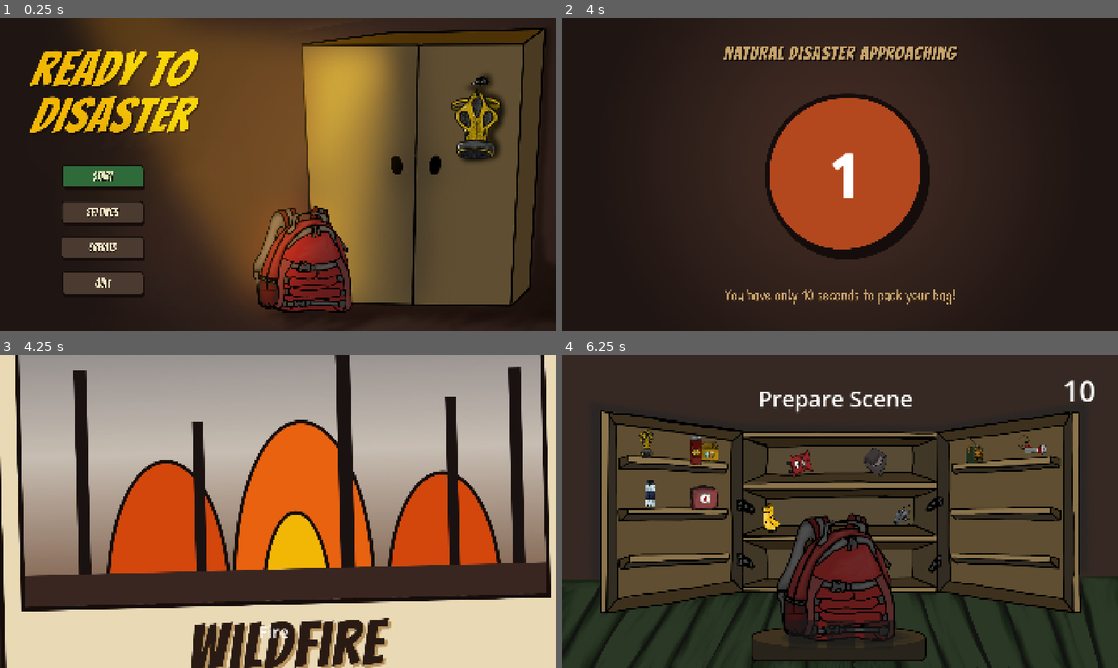
Above: before the commit, frames 1-4 (two rows, left to right).
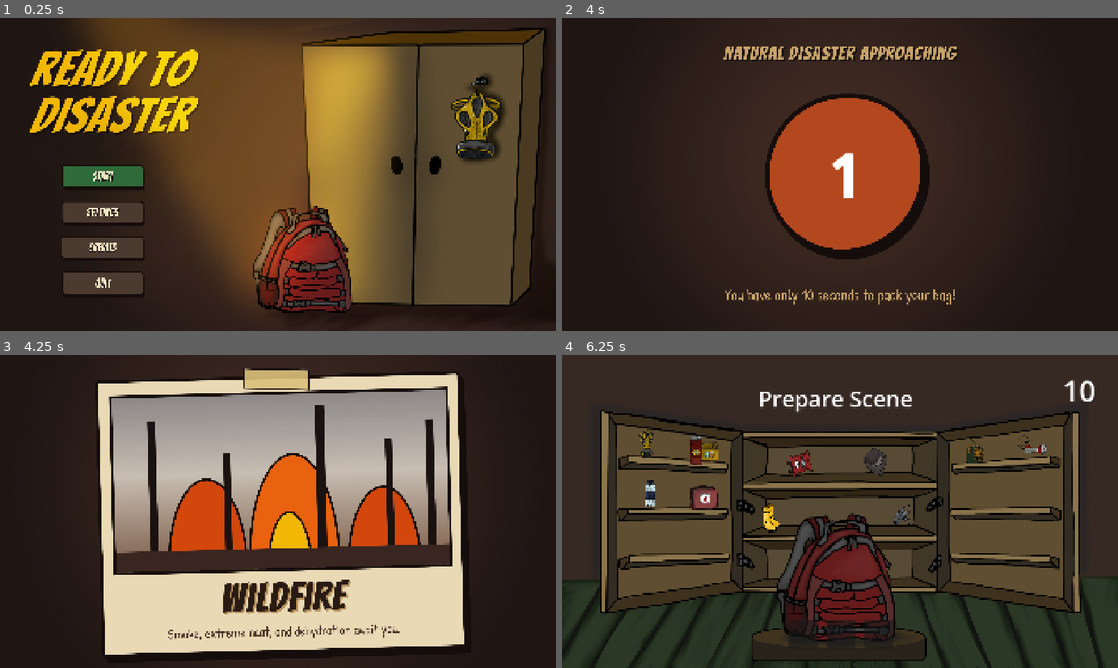
Above: after the commit, the same moments.

Repository: hsnpgm-user/fivepercent
Game: Godot game, scene res://Scenes/menu.tscn
The game is run twice, just before and just after one commit, with the same random seed, the same clock (stepped at 60 frames per second) and the same inputs.
Inputs (mouse positions are in pixels of both pictures, inside the frame that each line leads up to):
- Up to frame 1 (0.25 s): no input
- Up to frame 2 (4 s): click (667, 177) at 0.5 s; tap Enter at 1.25, 3.5 s; move the mouse to (962, 158) at 1.27 s; click (962, 158) at 1.42 s; tap Space at 2 s; move the mouse to (728, 190) at 2.02 s; click (728, 190) at 2.17 s; move the mouse to (895, 105) at 2.77 s; click (895, 105) at 2.92 s; move the mouse to (812, 237) at 3.52 s; click (812, 237) at 3.67 s
- Up to frame 3 (4.25 s): no input
- Up to frame 4 (6.25 s): move the mouse to (1006, 558) at 4.27 s; click (1006, 558) at 4.42 s; tap Space at 5 s; move the mouse to (673, 464) at 5.02 s; click (673, 464) at 5.17 s; tap Enter at 5.75 s; move the mouse to (867, 511) at 5.77 s; click (867, 511) at 5.92 s

Frames 1-2 are identical in both runs. In frame 3, 73% of the frame differs, in the area x 0-100%, y 0-100%; in frame 4, nothing differs.

Commit message:
Polish disaster UI and warnings
This update renames and refreshes the warning popup assets, fixes scene references, and adjusts the event/situation overlay layout so notifications render consistently. It also removes the countdown disaster label, hides warning panels until triggered, updates summary text and upgrade messaging, and switches the project window to fullscreen for a cleaner gameplay presentation.

Diff:
--- a/Scenes/countdown_screen.tscn
+++ b/Scenes/countdown_screen.tscn
@@ -6,9 +6,6 @@
 [sub_resource type="LabelSettings" id="LabelSettings_n0stl"]
 font_size = 200
 outline_size = 20
-
-[sub_resource type="LabelSettings" id="LabelSettings_4cp1u"]
-font_size = 57
 
 [node name="CountdownScreen" type="Control" unique_id=1474994869]
 layout_mode = 3
@@ -63,23 +60,9 @@
 
 [node name="TextureRect" type="TextureRect" parent="AfterCoundown" unique_id=10385069]
 layout_mode = 1
-anchors_preset = 8
-anchor_left = 0.5
-anchor_top = 0.5
-anchor_right = 0.5
-anchor_bottom = 0.5
+anchors_preset = 15
+anchor_right = 1.0
+anchor_bottom = 1.0
 grow_horizontal = 2
 grow_vertical = 2
-expand_mode = 3
-stretch_mode = 3
-
-[node name="DisasterName" type="Label" parent="AfterCoundown" unique_id=112568720]
-layout_mode = 0
-offset_left = 804.0
-offset_top = 916.0
-offset_right = 1088.0
-offset_bottom = 994.0
-text = "Avalanche"
-label_settings = SubResource("LabelSettings_4cp1u")
-horizontal_alignment = 1
-vertical_alignment = 1
+expand_mode = 2
--- a/Scenes/in_game.tscn
+++ b/Scenes/in_game.tscn
@@ -7,12 +7,13 @@
 [ext_resource type="Texture2D" uid="uid://bi07foxygbgai" path="res://Assets/UI/hunger bar.png" id="4_2fron"]
 [ext_resource type="Texture2D" uid="uid://516njmtl6y0" path="res://Assets/UI/condition s button clicked.png" id="4_5eh6y"]
 [ext_resource type="Texture2D" uid="uid://h50v11scnadk" path="res://Assets/UI/heath bar.png" id="5_tikr8"]
-[ext_resource type="Texture2D" uid="uid://du71ktlgkmm0c" path="res://Assets/UI/warning pop up message success.png" id="6_2fron"]
-[ext_resource type="Texture2D" uid="uid://bkhttax7ln0l8" path="res://Assets/UI/warning pop up message.png" id="6_rl3tg"]
+[ext_resource type="Texture2D" uid="uid://b5mlqdhdnacew" path="res://Assets/UI/warning_pop_up_message_success.png" id="6_2fron"]
+[ext_resource type="Texture2D" uid="uid://cm683yfkdf6is" path="res://Assets/UI/warning_pop_up_message.png" id="7_tikr8"]
 
 [sub_resource type="LabelSettings" id="LabelSettings_ltx6v"]
 font_size = 25
 font_color = Color(0, 0, 0, 1)
+outline_size = 3
 
 [sub_resource type="LabelSettings" id="LabelSettings_1e0w3"]
 font_size = 50
@@ -117,7 +118,7 @@
 texture = ExtResource("6_2fron")
 expand_mode = 2
 
-[node name="SituationLabel" type="Label" parent="UI/SituationTexture" unique_id=372985048]
+[node name="SituationLabel2" type="Label" parent="UI/SituationTexture" unique_id=372985048]
 custom_maximum_size = Vector2(800, 200)
 layout_mode = 1
 anchors_preset = 8
@@ -136,6 +137,25 @@
 vertical_alignment = 1
 autowrap_mode = 2
 
+[node name="SituationLabel" type="Label" parent="UI/SituationTexture" unique_id=1034909813]
+custom_maximum_size = Vector2(550, 200)
+layout_mode = 1
+anchors_preset = 8
+anchor_left = 0.5
+anchor_top = 0.5
+anchor_right = 0.5
+anchor_bottom = 0.5
+offset_left = -281.0
+offset_top = -134.0
+offset_right = 269.0
+offset_bottom = 66.0
+grow_horizontal = 2
+grow_vertical = 2
+label_settings = SubResource("LabelSettings_ltx6v")
+horizontal_alignment = 1
+vertical_alignment = 1
+autowrap_mode = 2
+
 [node name="BagGrid" type="HBoxContainer" parent="UI" unique_id=380337304]
 layout_mode = 1
 anchors_preset = 7
@@ -156,7 +176,7 @@
 offset_top = 528.0
 offset_right = 713.0
 offset_bottom = 828.0
-texture = ExtResource("6_rl3tg")
+texture = ExtResource("7_tikr8")
 expand_mode = 2
 
 [node name="EventLabel" type="Label" parent="UI/EventTexture" unique_id=307200246]
--- a/Scenes/upgrade_screen.tscn
+++ b/Scenes/upgrade_screen.tscn
@@ -14,6 +14,11 @@
 
 [sub_resource type="LabelSettings" id="LabelSettings_g1a74"]
 font_size = 60
+outline_size = 4
+shadow_size = 26
+
+[sub_resource type="LabelSettings" id="LabelSettings_2oxtv"]
+font_size = 30
 outline_size = 4
 shadow_size = 26
 
@@ -127,11 +132,11 @@
 
 [node name="StatusMsg" type="Label" parent="." unique_id=1629961906]
 layout_mode = 0
-offset_left = 1354.0
-offset_top = 576.0
-offset_right = 1355.0
-offset_bottom = 618.0
-label_settings = SubResource("LabelSettings_g1a74")
+offset_left = 153.0
+offset_top = 732.0
+offset_right = 154.0
+offset_bottom = 815.0
+label_settings = SubResource("LabelSettings_2oxtv")
 horizontal_alignment = 1
 vertical_alignment = 1
 
--- a/Scripts/LevelScripts/countdown_screen.gd
+++ b/Scripts/LevelScripts/countdown_screen.gd
@@ -2,7 +2,6 @@
 
 var time_left: float = 0
 
-@onready var disaster_name: Label = $AfterCoundown/DisasterName
 @onready var before_countdown: Control = $BeforeCountdown
 @onready var after_countdown: Control = $AfterCoundown
 @onready var custom_timer: Timer = $WaitTime
@@ -53,16 +52,12 @@
 	match GameManager.current_disaster:
 		GameManager.DisasterType.Earthquake:
 			disaster_texture_rect.texture = GameManager.tex_earthquake_pre
-			disaster_name.text = "Earthquake"
 
 		GameManager.DisasterType.Flood:
 			disaster_texture_rect.texture = GameManager.tex_flood_pre
-			disaster_name.text = "Flood"
 
 		GameManager.DisasterType.Avalanche:
 			disaster_texture_rect.texture = GameManager.tex_avalanche_pre
-			disaster_name.text = "Avalanche"
 
 		GameManager.DisasterType.Fire:
 			disaster_texture_rect.texture = GameManager.tex_fire_pre
-			disaster_name.text = "Fire"
--- a/Scripts/LevelScripts/in_game.gd
+++ b/Scripts/LevelScripts/in_game.gd
@@ -52,15 +52,24 @@
 	GameManager.player_stats = { "hunger": 100, "thirst": 100, "temperature": 100, "health": 100 }
 	change_background()
 	play_disaster_ambient()
+
+	# Başlangıçta yazılar ve arka planları kesin olarak gizliyoruz
+	if event_tex: event_tex.visible = false
+	if sit_tex: sit_tex.visible = false
+	if event_label: event_label.visible = false
+	if situation_label: situation_label.text = ""
+
 	if health_bar: health_bar.max_value = 100
 	if thirst_bar: thirst_bar.max_value = 100
 	if hunger_bar: hunger_bar.max_value = 100
 	if temp_bar: temp_bar.max_value = 100
 	update_radial_stats_ui()
+
 	current_run_events = GameManager.event_pool.filter(
 		func(e): return e["disaster"] == GameManager.current_disaster
 	)
 	current_run_events.shuffle()
+
 	event_timer.timeout.connect(_on_event_timer_timeout)
 	event_timer.start()
 	in_game_time_prepare(true, GAME_DURATION, good_ending)
@@ -86,7 +95,6 @@
 		bad_ending()
 
 func update_radial_stats_ui() -> void:
-	# Her bir bar için akıcı (smooth) geçiş animasyonu (Tween) oluşturuyoruz
 	var tween = create_tween().set_parallel(true).set_trans(Tween.TRANS_SINE).set_ease(Tween.EASE_OUT)
 
 	if health_bar:
@@ -123,6 +131,7 @@
 		if not event_active:
 			event_label.text = "Vital signs critical!"
 			event_label.visible = true
+			if event_tex: event_tex.visible = true
 
 	update_radial_stats_ui()
 
@@ -155,6 +164,7 @@
 	event_active = true
 	event_label.text = chosen_crisis["msg"]
 	event_label.visible = true
+	if event_tex: event_tex.visible = true
 
 	await get_tree().create_timer(6.0).timeout
 	if event_active:
@@ -162,10 +172,12 @@
 		GameManager.player_stats["health"] = max(0, GameManager.player_stats["health"] - 10)
 		event_label.text = "Condition worsened!"
 		event_label.visible = true
+		if event_tex: event_tex.visible = true
 		update_radial_stats_ui()
 		await get_tree().create_timer(2.0).timeout
 		event_label.text = ""
 		event_label.visible = false
+		if event_tex: event_tex.visible = false
 
 # ---------- Puan ----------
 
@@ -217,6 +229,8 @@
 	if event_label:
 		event_label.text = ""
 		event_label.visible = false
+	if event_tex: event_tex.visible = false
+	if sit_tex: sit_tex.visible = false
 
 	var advice = "Rough run! Poor preparation or wrong items cost you your life."
 	show_game_summary(false, "You Tried Your Best!", advice)
@@ -283,7 +297,7 @@
 				var val = effect_data["val"]
 
 				if is_correct_item_for_event and val < 0:
-					continue # Kriz anında doğru eşyaysa olumsuz debuff'ı yok sayar!
+					continue
 
 				if target_stat == "health":
 					if item_id == "med_kit":
@@ -309,16 +323,17 @@
 	update_radial_stats_ui()
 
 	# --- HİKAYESEL GÖRSEL GERİ BİLDİRİM ---
-	var story_text = get_item_narrative(item_id)
 
 	if is_correct_item_for_event:
-		situation_label.text = "Crisis Resolved! (+100 Points)\n " + story_text
-		sit_tex.visible = true
+		situation_label.text = "Crisis Resolved! (+100 Points)"
+		if sit_tex: sit_tex.visible = true
 		event_label.text = ""
 		event_label.visible = false
+		if event_tex: event_tex.visible = false
 	else:
+		var story_text = get_item_narrative(item_id)
 		situation_label.text = story_text
-		sit_tex.visible = true
+		if sit_tex: sit_tex.visible = true
 
 	GameManager.bag_slots[index] = {}
 	draw_ingame_bag()
@@ -327,7 +342,7 @@
 
 	if not event_active and not game_over:
 		situation_label.text = ""
-		sit_tex.visible = false
+		if sit_tex: sit_tex.visible = false
 
 
 # ---------- Kriz sistemi ----------
@@ -358,6 +373,7 @@
 
 	event_label.text = "CRISIS: " + active_event["msg"]
 	event_label.visible = true
+	if event_tex: event_tex.visible = true
 
 	await get_tree().create_timer(EVENT_REACTION_TIME).timeout
 
@@ -370,6 +386,7 @@
 	GameManager.player_stats["health"] = max(0, GameManager.player_stats["health"] - dmg)
 	event_label.text = "Crisis not handled in time! (-" + str(dmg) + " Health)"
 	event_label.visible = true
+	if event_tex: event_tex.visible = true
 
 	update_radial_stats_ui()
 
@@ -381,6 +398,7 @@
 	if not event_active and not game_over:
 		event_label.text = ""
 		event_label.visible = false
+		if event_tex: event_tex.visible = false
 
 func change_background():
 	match GameManager.current_disaster:
@@ -398,7 +416,10 @@
 			background.texture = GameManager.tex_avalanche
 
 func show_game_summary(is_survived: bool, title_text: String, advice_text: String):
-	event_label.visible = false
+	if event_label: event_label.visible = false
+	if event_tex: event_tex.visible = false
+	if sit_tex: sit_tex.visible = false
+
 	var earned_score = calculate_detailed_points(is_survived)
 
 	end_game_screen.visible = true
@@ -408,17 +429,16 @@
 		summary_title_label.text = title_text
 
 	if summary_label_1:
-		summary_label_1.text = "⏱️ Survival Time: " + str(int(elapsed_time)) + " Saniye"
+		summary_label_1.text = "⏱️ Survival Time: " + str(int(elapsed_time)) + " Seconds"
 	if summary_label_2:
-		summary_label_2.text = "✅ Correct Choice: " + str(successful_interventions) + " Adet"
+		summary_label_2.text = "✅ Correct Choice: " + str(successful_interventions)
 	if summary_label_3:
-		summary_label_3.text = "⭐ Successful Interventions: +" + str(earned_score)
+		summary_label_3.text = "⭐ Points Earned: +" + str(earned_score)
 	if summary_label_4:
 		summary_label_4.text = "🏆 Total Score: " + str(GameManager.survival_points)
 	if summary_label_5:
 		summary_label_5.text = advice_text
 
-# --- BU FONKSİYONU ESKİSİYLE DEĞİŞTİR ---
 func get_item_narrative(item_id: String) -> String:
 	var disaster = GameManager.current_disaster
 
@@ -490,13 +510,11 @@
 		item_audio_player.stream = audio_stream
 		item_audio_player.play()
 	else:
-		# Eğer .wav bulamazsa .ogg dener
 		var ogg_path = "res://Assets/Audio/SFX/" + get_sound_filename(item_id) + ".ogg"
 		if ResourceLoader.exists(ogg_path):
 			item_audio_player.stream = load(ogg_path)
 			item_audio_player.play()
 
-# Hangi eşyanın hangi ses dosyasına karşılık geldiğini eşler
 func get_sound_filename(item_id: String) -> String:
 	match item_id:
 		"water": return "water_drink"
@@ -528,7 +546,6 @@
 	var sound_path = "res://Assets/Audio/Ambient/" + ambient_filename + ".mp3"
 	if ResourceLoader.exists(sound_path):
 		var stream = load(sound_path)
-		# Eğer ses dosyasının kendi içinde loop özelliği yoksa kodla da döngüye alabiliriz
 		if stream is AudioStreamOggVorbis or stream is AudioStreamMP3:
 			stream.loop = true
 
--- a/Scripts/LevelScripts/upgrade_screen.gd
+++ b/Scripts/LevelScripts/upgrade_screen.gd
@@ -48,7 +48,7 @@
 	# 3. Maksimum Kapasite veya Maliyet Kontrolü
 	if GameManager.max_bag_slot_count >= MAX_BAG_CAPACITY:
 		if cost_label:
-			cost_label.text = "✨ Max Bag Capasity Reached!"
+			cost_label.text = "Max Bag Capasity Reached!"
 		if upgrade_button:
 			upgrade_button.disabled = true
 	else:
--- a/project.godot
+++ b/project.godot
@@ -23,6 +23,7 @@
 
 window/size/viewport_width=1920
 window/size/viewport_height=1080
+window/size/mode=3
 window/stretch/mode="canvas_items"
 window/stretch/aspect="expand"
 
Binary file changed: Assets/UI/avalanche.png
Not shown, changed: Assets/UI/avalanche.png.import
Binary file changed: Assets/UI/erthquake.png
Not shown, changed: Assets/UI/erthquake.png.import
Binary file changed: Assets/UI/fire.png
Not shown, changed: Assets/UI/fire.png.import
Binary file changed: Assets/UI/flood.png
Not shown, changed: Assets/UI/flood.png.import
Binary file removed: Assets/UI/warning pop up message success.png
Binary file removed: Assets/UI/warning pop up message.png
Binary file added: Assets/UI/warning_pop_up_message.png
Not shown, changed: Assets/UI/warning_pop_up_message.png.import
(and 2 more such lines)
